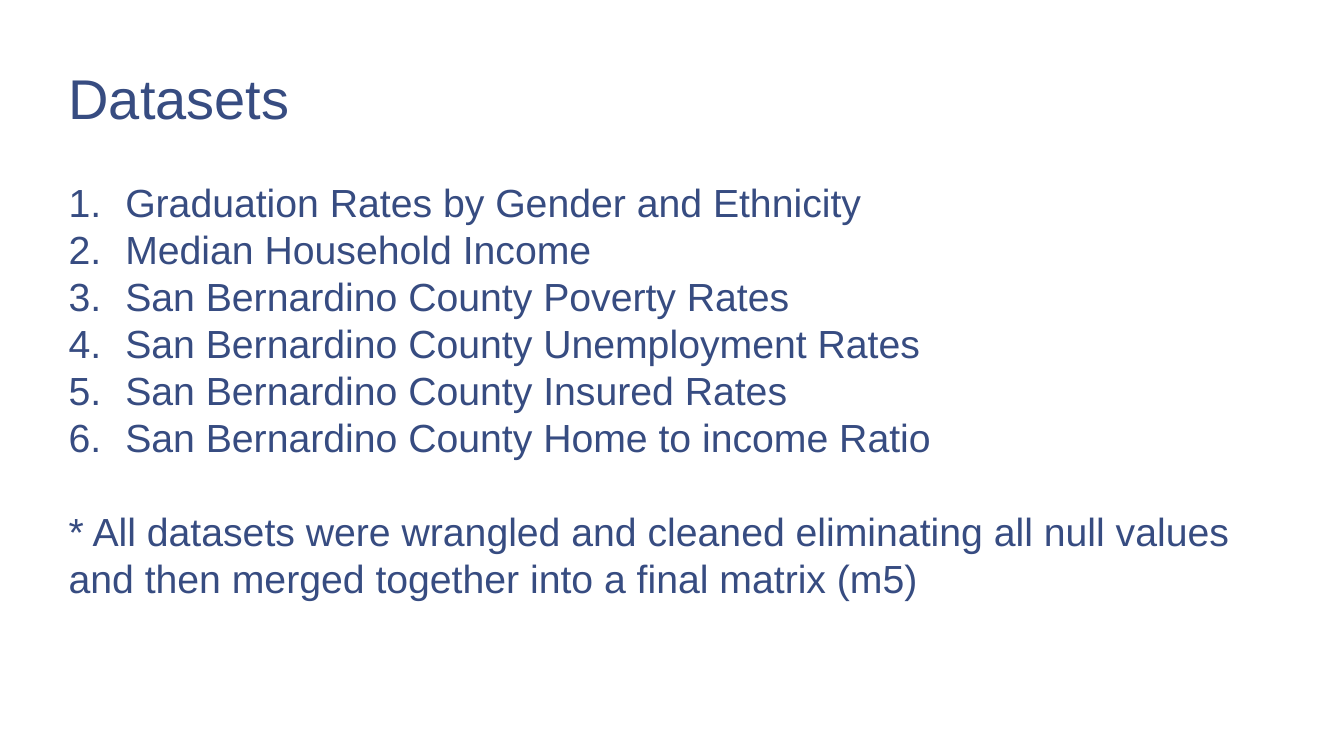
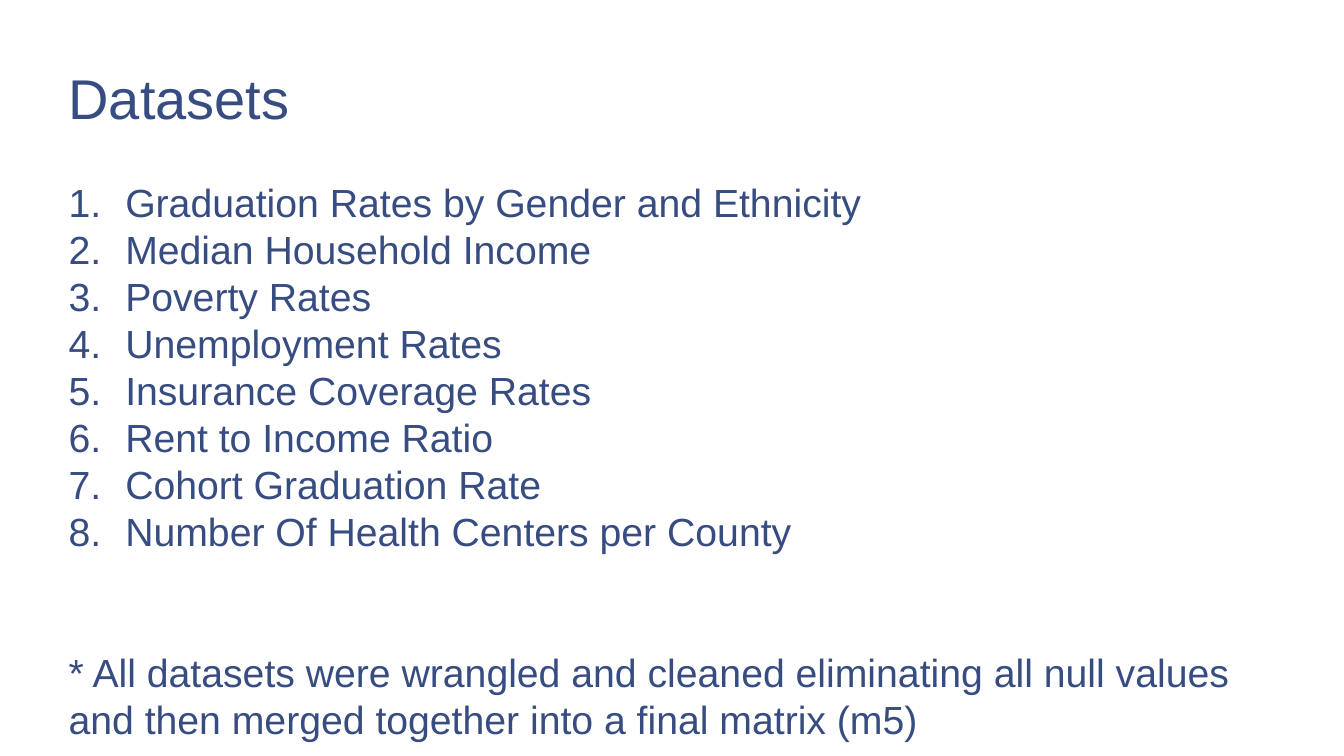
Before and after one commit to Lakerskb84/Capstone-2-, a slide deck: slide 5 of Predicting High School Graduation Rates.pptx. Drawn at 1344x756 pixels with LibreOffice and Linux fonts; fonts in the diff are those of the drawing; background and template pictures are left out. Boxes give left, top, right and bottom in pixels: in the first picture for what was removed or moved away, otherwise in the second. Text is boxed around its words. In the diff, an @@ line names an element or a change of style, - is before the commit and + after.

```diff
--- a/Predicting High School Graduation Rates.pptx
+++ b/Predicting High School Graduation Rates.pptx
@@ text at (125,284,791,554): text changed @@
-3. San Bernardino County Poverty Rates
-4. San Bernardino County Unemployment Rates
-5. San Bernardino County Insured Rates
-6. San Bernardino County Home to income Ratio
+3. Poverty Rates
+4. Unemployment Rates
+5. Insurance Coverage Rates
+6. Rent to Income Ratio
+7. Cohort Graduation Rate
+8. Number Of Health Centers per County
```
Also in this commit, not shown: 6 other slides changed, 1 slide added.
